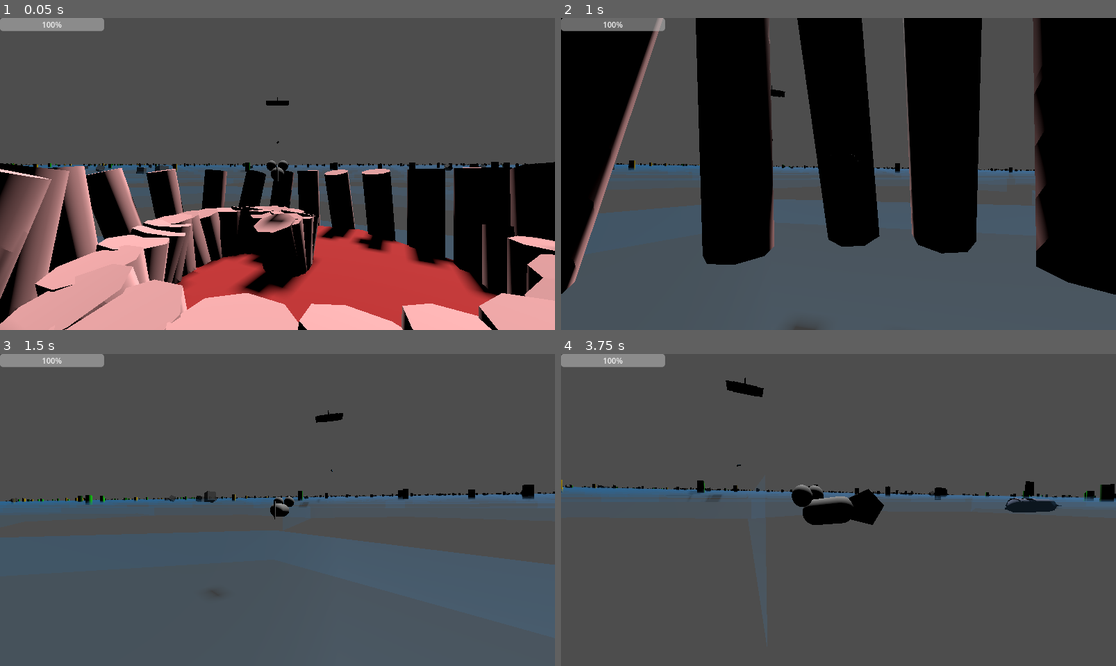
Above: before the commit, frames 1-4 (two rows, left to right).
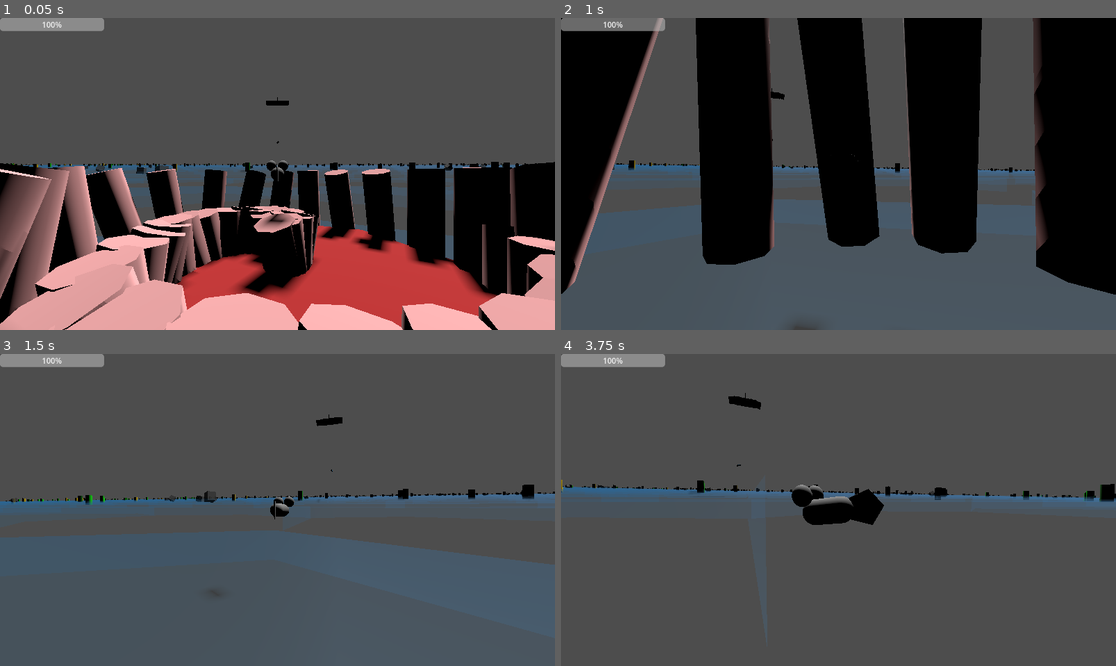
Above: after the commit, the same moments.

Repository: ruapotato/symbiotic-seas
Game: Godot game, scene res://world.tscn
Same seed, same stepped clock (60 frames per second), same inputs: the game is played once before the commit and once after it.
Inputs (mouse positions are in pixels of both pictures, inside the frame that each line leads up to):
- Up to frame 1 (0.05 s): no input
- Up to frame 2 (1 s): tap Enter (open_menu) at 0.5 s; move the mouse to (866, 174) at 0.52 s; hold W (forward) from 0.53 s (still down); hold Mouse wheel up (zoom_in) from 0.53 s (still down)
- Up to frame 3 (1.5 s): keep holding W (forward); move the mouse to (249, 510) at 1.27 s; release Mouse wheel up (zoom_in) at 1.28 s; tap Mouse wheel down (zoom_out) at 1.35 s
- Up to frame 4 (3.75 s): keep holding W (forward); move the mouse to (849, 503) at 2.02 s; hold Mouse wheel up (zoom_in) 2.03-2.78 s; move the mouse to (832, 516) at 2.77 s; tap Mouse wheel down (zoom_out) at 2.85 s; move the mouse to (877, 513) at 3.52 s; hold Mouse wheel up (zoom_in) from 3.53 s (still down)

Frame 1 is identical in both runs. In frame 2, less than 0.1% of the frame differs, in the area x 37-41%, y 21-27%; in frame 3, 0.1%; in frame 4, 0.8%, in the area x 26-91%, y 7-51%.

Commit message:
1/2 working jellyfish

Diff:
--- /dev/null
+++ b/jellyfish.gd
@@ -0,0 +1,172 @@
+extends Node3D
+
+@export var BODY_RADIUS = 1.0
+@export var BODY_HEIGHT = 1.5
+@export var TENTACLE_LENGTH = 2.0
+@export var TENTACLE_COUNT = 8
+@export var SPEED = 1.0
+@export var BOUNCE_FORCE = 10.0
+@export var STING_SLOW_FACTOR = 0.5
+@export var STING_DURATION = 3.0
+@export var STING_DAMAGE = 10
+@export var TRIGGER_RANGE = 15.0
+@export var PULSE_SPEED = 1.0
+@export var PULSE_AMPLITUDE = 0.2
+@export var REORIENT_SPEED = 2.0
+
+var player
+var target
+var time_passed = 0.0
+var current_state = "FLOATING"
+var body
+var tentacles = []
+var rigid_body: RigidBody3D
+
+func _ready():
+	player = get_player()
+	generate_jellyfish()
+
+func get_player():
+	var root_i_hope = get_parent()
+	while root_i_hope.name != "world":
+		root_i_hope = root_i_hope.get_parent()
+	return(root_i_hope.find_child("Clownfish"))
+
+func generate_jellyfish():
+	rigid_body = RigidBody3D.new()
+	rigid_body.gravity_scale = 0.0  # Jellyfish doesn't fall due to gravity
+	add_child(rigid_body)
+
+	create_jellyfish_body()
+	create_tentacles()
+
+	var collision_shape = CollisionShape3D.new()
+	var shape = CapsuleShape3D.new()
+	shape.radius = BODY_RADIUS
+	shape.height = BODY_HEIGHT
+	collision_shape.shape = shape
+	rigid_body.add_child(collision_shape)
+
+	var bounce_area = Area3D.new()
+	var bounce_shape = CollisionShape3D.new()
+	bounce_shape.shape = SphereShape3D.new()
+	bounce_shape.shape.radius = BODY_RADIUS
+	bounce_area.add_child(bounce_shape)
+	bounce_area.connect("body_entered", Callable(self, "_on_bounce_zone_body_entered"))
+	rigid_body.add_child(bounce_area)
+
+func create_jellyfish_body():
+	body = MeshInstance3D.new()
+	var sphere_mesh = SphereMesh.new()
+	sphere_mesh.radius = BODY_RADIUS
+	sphere_mesh.height = BODY_HEIGHT
+	sphere_mesh.is_hemisphere = true
+	body.mesh = sphere_mesh
+	body.material_override = create_material(Color(0.8, 0.8, 1.0, 0.6))
+	body.rotate_x(0)  # No rotation needed, as the hemisphere now faces upward by default
+	body.position.y = -BODY_HEIGHT/5.5  # Adjust position to align with tentacles
+	rigid_body.add_child(body)
+
+func create_tentacles():
+	var tentacle_parent = Node3D.new()
+	rigid_body.add_child(tentacle_parent)
+
+	for i in range(TENTACLE_COUNT):
+		var tentacle = MeshInstance3D.new()
+		var cylinder_mesh = CylinderMesh.new()
+		cylinder_mesh.top_radius = 0.05
+		cylinder_mesh.bottom_radius = 0.02
+		cylinder_mesh.height = TENTACLE_LENGTH
+		tentacle.mesh = cylinder_mesh
+		tentacle.material_override = create_material(Color(0.8, 0.8, 1.0, 0.4))
+
+		var angle = (2 * PI * i) / TENTACLE_COUNT
+
+		# Position tentacle at the bottom edge of the body
+		tentacle.position = Vector3(BODY_RADIUS * 0.8 * cos(angle), -BODY_HEIGHT / 4, BODY_RADIUS * 0.8 * sin(angle))
+
+		# Rotate to point downwards (along negative Y axis)
+		tentacle.rotation = Vector3(0, 0, 0)
+
+		# Move the mesh origin to the top of the tentacle
+		tentacle.position.y -= TENTACLE_LENGTH / 2
+
+		tentacle_parent.add_child(tentacle)
+		tentacles.append(tentacle)
+
+		var sting_area = Area3D.new()
+		var sting_shape = CollisionShape3D.new()
+		var capsule_shape = CapsuleShape3D.new()
+		capsule_shape.radius = 0.1
+		capsule_shape.height = TENTACLE_LENGTH
+		sting_shape.shape = capsule_shape
+		sting_area.add_child(sting_shape)
+		sting_area.connect("body_entered", Callable(self, "_on_sting_zone_body_entered"))
+		tentacle.add_child(sting_area)
+
+func create_material(color):
+	var material = StandardMaterial3D.new()
+	material.albedo_color = color
+	material.flags_transparent = true
+	return material
+
+func _physics_process(delta):
+	time_passed += delta
+	find_target()
+
+	if current_state == "FLOATING":
+		float_around(delta)
+	else:  # PULSING
+		pulse(delta)
+
+	animate_tentacles(delta)
+	reorient_upright(delta)
+
+func float_around(delta):
+	var float_direction = Vector3(sin(time_passed * 0.5), cos(time_passed * 0.3), sin(time_passed * 0.7))
+	rigid_body.linear_velocity = float_direction * SPEED
+
+func pulse(delta):
+	var pulse = sin(time_passed * PULSE_SPEED) * PULSE_AMPLITUDE
+	rigid_body.scale = Vector3(1 + pulse, 1 - pulse, 1 + pulse)
+
+func animate_tentacles(_delta):
+	for i in range(TENTACLE_COUNT):
+		var tentacle = tentacles[i]
+		var swing = sin(time_passed * 2 + i) * 0.2
+		tentacle.rotation.x = swing
+
+func reorient_upright(delta):
+	var up_direction = Vector3.UP
+	var current_up = rigid_body.global_transform.basis.y.normalized()
+	var rotation_axis = current_up.cross(up_direction).normalized()
+
+	if rotation_axis.length() > 0.001:
+		var rotation_angle = current_up.angle_to(up_direction)
+		rigid_body.rotate(rotation_axis, rotation_angle * REORIENT_SPEED * delta)
+
+func find_target():
+	var distance_to_player = global_position.distance_to(player.global_position)
+	if distance_to_player < TRIGGER_RANGE:
+		target = player
+		current_state = "PULSING"
+	else:
+		target = null
+		current_state = "FLOATING"
+
+func _on_bounce_zone_body_entered(body):
+	if body == player:
+		var bounce_direction = (body.global_position - global_position).normalized()
+		bounce_direction.y = abs(bounce_direction.y)  # Ensure upward bounce
+		var bounce_vector = bounce_direction * BOUNCE_FORCE
+		if body is RigidBody3D:
+			body.apply_central_impulse(bounce_vector)
+		elif "velocity" in body:
+			body.velocity += bounce_vector
+
+func _on_sting_zone_body_entered(body):
+	if body == player:
+		if body.has_method("apply_slow"):
+			body.apply_slow(STING_SLOW_FACTOR, STING_DURATION)
+		if body.has_method("take_damage"):
+			body.take_damage(STING_DAMAGE)
--- /dev/null
+++ b/jellyfish.tscn
@@ -0,0 +1,6 @@
+[gd_scene load_steps=2 format=3 uid="uid://c84do1aw5vmy2"]
+
+[ext_resource type="Script" path="res://jellyfish.gd" id="1_t3bgd"]
+
+[node name="jellyfish" type="Node3D"]
+script = ExtResource("1_t3bgd")
--- a/shark_2.gd
+++ b/shark_2.gd
@@ -117,7 +117,7 @@
 	var box_shape = BoxShape3D.new()
 	box_shape.size = Vector3(BODY_WIDTH, BODY_HEIGHT * 0.3, BODY_WIDTH)
 	bite_shape.shape = box_shape
-	bite_shape.transform.origin.z = -BODY_WIDTH / 2
+	bite_shape.transform.origin.z = -BODY_WIDTH
 	bite_zone.add_child(bite_shape)
 	jaw_node.add_child(bite_zone)
 
@@ -227,7 +227,7 @@
 func _on_bite_zone_body_entered(body):
 	if body == player:
 		var bite_direction = (body.global_position - global_position).normalized()
-		var bite_force = 150.0
+		var bite_force = 100.0  # Adjust this value to control the strength
 		var stagger_vector = bite_direction * bite_force
 
 		if body.has_method("set_stagger"):
--- a/stingray.gd
+++ b/stingray.gd
@@ -15,6 +15,7 @@
 @export var RETREAT_DURATION = 2.0
 @export var DAMAGE = 20
 @export var TRIGGER_RANGE = 10.0
+@export var CHASE_RANGE = 5.0
 @export var ROTATION_SMOOTHNESS = 0.1
 @export var MOVEMENT_DAMPING = 0.9
 
@@ -23,11 +24,14 @@
 var can_sting = true
 var retreat_timer = 0.0
 var time_passed = 0.0
-var states = ["GLIDING", "STINGING", "RETREATING"]
-var current_state = 0  # 0 for GLIDING
+var states = ["CHASING", "STINGING", "RETREATING", "PATROLLING"]
+var current_state = 3  # Start with PATROLLING
 var is_stinging = false
 var velocity = Vector3.ZERO
 var target_direction = Vector3.ZERO
+var patrol_direction = Vector3.ZERO
+var patrol_timer = 0.0
+var PATROL_INTERVAL = 5.0
 
 # Global variables for body parts
 var body
@@ -112,19 +116,19 @@
 
 func _physics_process(delta):
 	time_passed += delta
-
-	if target:
-		match states[current_state]:
-			"GLIDING":
-				glide_towards_target(delta)
-			"STINGING":
-				pass  # Handled in sting_target()
-			"RETREATING":
-				retreat(delta)
-
-		animate_body(delta)
-	else:
-		find_target()
+	find_target()
+
+	match states[current_state]:
+		"CHASING":
+			chase_target(delta)
+		"STINGING":
+			pass  # Handled in sting_target()
+		"RETREATING":
+			retreat(delta)
+		"PATROLLING":
+			patrol(delta)
+
+	animate_body(delta)
 
 	# Apply velocity
 	global_position += velocity * delta
@@ -132,7 +136,7 @@
 	# Apply damping
 	velocity *= MOVEMENT_DAMPING
 
-func glide_towards_target(delta):
+func chase_target(delta):
 	var distance_to_target = global_position.distance_to(target.global_position)
 
 	if distance_to_target <= STING_DISTANCE and can_sting:
@@ -179,7 +183,7 @@
 	velocity = velocity.lerp(target_direction * RETREAT_SPEED, ROTATION_SMOOTHNESS)
 
 	if retreat_timer >= RETREAT_DURATION:
-		current_state = 0  # Back to GLIDING
+		current_state = 3  # Back to PATROLLING
 
 func animate_body(delta):
 	var flap = sin(time_passed * FLAP_SPEED) * FLAP_AMPLITUDE
@@ -187,11 +191,19 @@
 	right_wing.rotation.z = -flap
 
 func find_target():
-	if global_position.distance_to(player.global_position) < TRIGGER_RANGE:
+	var distance_to_player = global_position.distance_to(player.global_position)
+	if player.is_protected:
+		target = null
+		current_state = 3  # PATROLLING
+	elif distance_to_player < CHASE_RANGE and can_sting:
 		target = player
+		current_state = 0  # CHASING
+	elif distance_to_player < TRIGGER_RANGE:
+		target = player
+		current_state = 3  # PATROLLING
 	else:
 		target = null
-		current_state = 0  # GLIDING
+		current_state = 3  # PATROLLING
 
 func _on_sting_zone_body_entered(body):
 	if body == player and is_stinging:
@@ -206,4 +218,14 @@
 
 		body.life -= DAMAGE
 
-		#print("Stingray stung the player!")
+func patrol(delta):
+	patrol_timer += delta
+	if patrol_timer >= PATROL_INTERVAL:
+		patrol_timer = 0.0
+		patrol_direction = Vector3(randf() * 2 - 1, 0, randf() * 2 - 1).normalized()
+
+	var current_forward = -global_transform.basis.z
+	var new_forward = current_forward.lerp(patrol_direction, TURN_SPEED * 0.5 * delta).normalized()
+
+	look_at(global_position + new_forward, Vector3.UP)
+	velocity = velocity.lerp(new_forward * SPEED * 0.7, ROTATION_SMOOTHNESS)
--- a/world.tscn
+++ b/world.tscn
@@ -7,6 +7,7 @@
 [ext_resource type="PackedScene" uid="uid://t27j2lu64ghv" path="res://eel.tscn" id="6_ghufl"]
 [ext_resource type="PackedScene" uid="uid://dirlvi57q2353" path="res://shark_2.tscn" id="7_ojfd2"]
 [ext_resource type="PackedScene" uid="uid://pf5mm0ejdu0y" path="res://stingray.tscn" id="7_pgyek"]
+[ext_resource type="PackedScene" uid="uid://c84do1aw5vmy2" path="res://jellyfish.tscn" id="8_2fr2x"]
 
 [node name="world" type="Node3D"]
 
@@ -26,4 +27,7 @@
 transform = Transform3D(1, 0, 0, 0, 1, 0, 0, 0, 1, 0, 10.5732, -25.8477)
 
 [node name="shark2" parent="." instance=ExtResource("7_ojfd2")]
-transform = Transform3D(1, 0, 0, 0, 1, 0, 0, 0, 1, 23.4301, 0, 0)
+transform = Transform3D(1, 0, 0, 0, 1, 0, 0, 0, 1, 881.43, 0, 0)
+
+[node name="jellyfish" parent="." instance=ExtResource("8_2fr2x")]
+transform = Transform3D(1, 0, 0, 0, 1, 0, 0, 0, 1, 5, 0, 0)
Not shown: 1 places in world.tscn that only renumber resources
